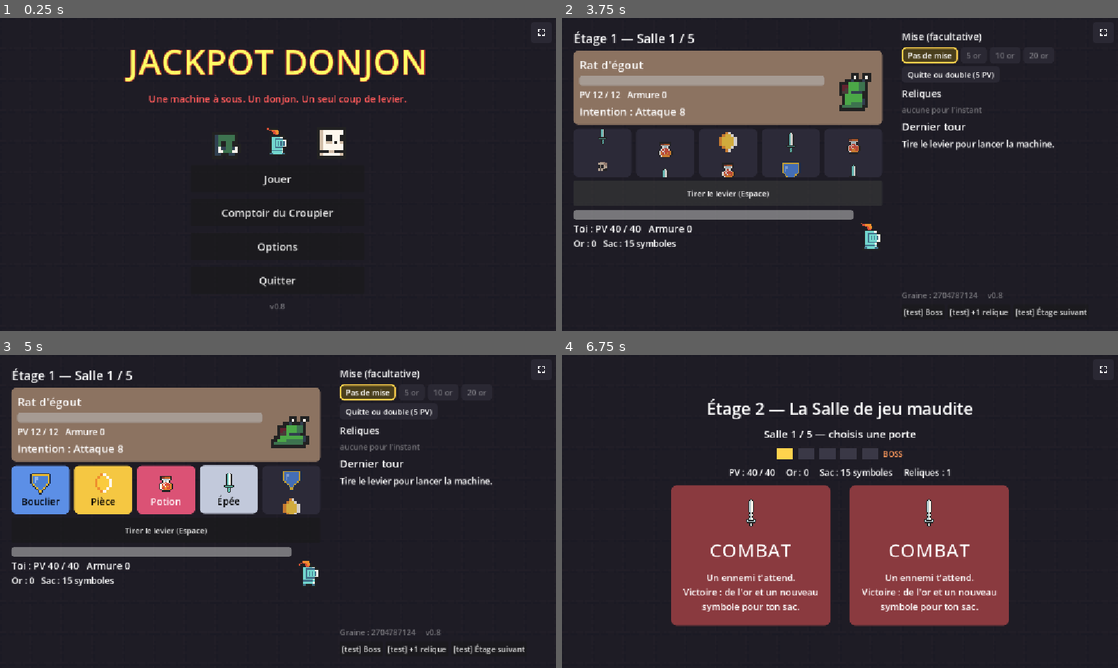
Above: before the commit, frames 1-4 (two rows, left to right).
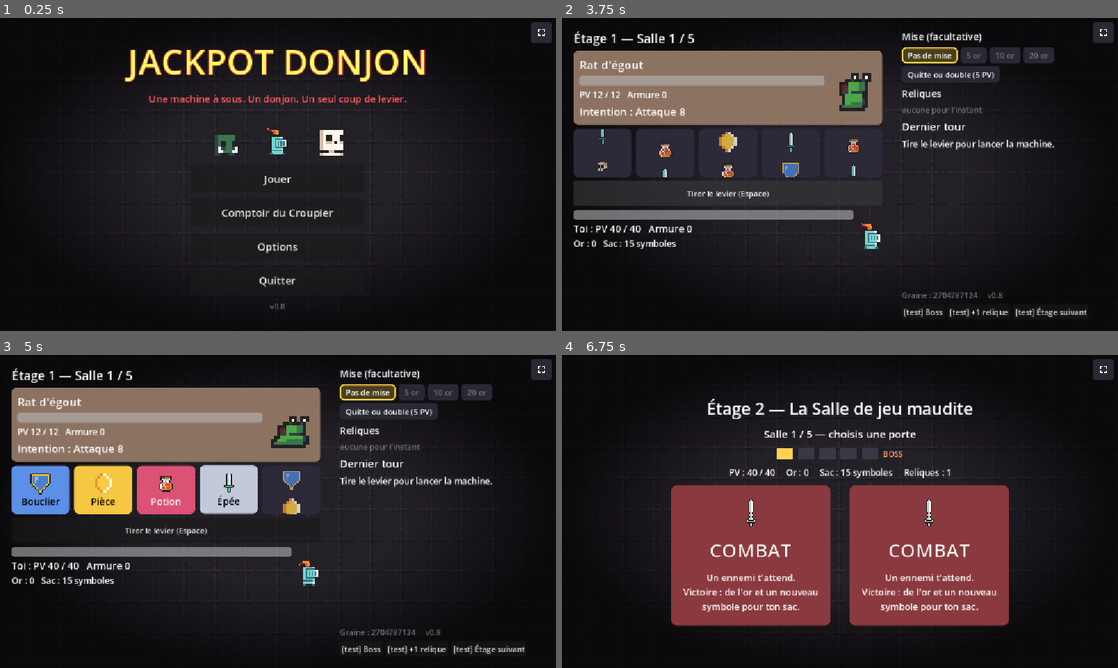
Above: after the commit, the same moments.

Repository: alexandrefelmy-dev/jackpot-donjon
Game: Godot game, scene res://scenes/combat.tscn
The game is run twice, just before and just after one commit, with the same random seed, the same clock (stepped at 60 frames per second) and the same inputs.
Inputs (mouse positions are in pixels of both pictures, inside the frame that each line leads up to):
- Up to frame 1 (0.25 s): no input
- Up to frame 2 (3.75 s): click "Jouer" at 0.5 s; click (1101, 33) at 1.25 s; click (751, 218) at 2.02 s; click (1101, 33) at 2.75 s; click "Tirer le levier (Espace)" at 3.5 s
- Up to frame 3 (5 s): click "Pas de mise" at 4.25 s
- Up to frame 4 (6.75 s): click "[test] Boss" at 5 s; click "[test] +1 relique" at 5.75 s; click "[test] Étage suivant" at 6.5 s

The runs differ from the first frame. In frame 1, 24% of the frame differs, in the area x 0-100%, y 0-100%; in frame 2, 20%; in frame 3, 20%; in frame 4, 24%.

Commit message:
v0.8 : décor commun (sol du donjon plus visible, bords sombres)
Co-Authored-By: Claude Sonnet 5.5 <noreply@anthropic.com>

Diff:
--- a/scripts/ui/cartes.gd
+++ b/scripts/ui/cartes.gd
@@ -128,25 +128,9 @@
 static var _shader_neon: Shader
 
 
-## Le fond d'un écran : l'aplat sombre habituel, avec par-dessus le sol du pack (une dalle, répétée, très
-## estompée) pour donner l'ambiance du donjon sans gêner la lecture.
+## Le fond d'un écran : l'aplat sombre, le sol du donjon et les bords sombres (voir Decor).
 static func ajouter_fond(parent: Control, couleur: Color) -> void:
-	var fond := ColorRect.new()
-	fond.color = couleur
-	fond.set_anchors_preset(Control.PRESET_FULL_RECT)
-	fond.mouse_filter = Control.MOUSE_FILTER_IGNORE
-	parent.add_child(fond)
-	var dalle := Images.icone("floor_1", 64)
-	if dalle != null:
-		var sol := TextureRect.new()
-		sol.texture = dalle
-		sol.stretch_mode = TextureRect.STRETCH_TILE
-		sol.texture_repeat = CanvasItem.TEXTURE_REPEAT_ENABLED
-		sol.texture_filter = CanvasItem.TEXTURE_FILTER_NEAREST
-		sol.modulate = Color(1, 1, 1, 0.07)
-		sol.mouse_filter = Control.MOUSE_FILTER_IGNORE
-		sol.set_anchors_preset(Control.PRESET_FULL_RECT)
-		parent.add_child(sol)
+	Decor.ajouter(parent, couleur)
 
 
 ## Un bouton d'écran : texte, taille minimale, pas de focus (Espace tire le levier, jamais un bouton), action.
--- /dev/null
+++ b/scripts/ui/decor.gd
@@ -0,0 +1,81 @@
+class_name Decor
+extends RefCounted
+## Le décor commun à tous les écrans : un sol de donjon (dalles du pack 0x72, agrandies sans flou), assombri par
+## des bords sombres (vignette) pour que les cartes et les textes ressortent. Tout est dessiné ici, sans fichier.
+
+## Taille d'une dalle à l'écran (le pack les fait en 16 px : ×4, facteur entier).
+const TAILLE_DALLE := 64
+## Part de la dalle visible : assez pour voir le sol, assez peu pour que le texte reste lisible.
+const OPACITE_SOL := 0.2
+## Noirceur des bords de l'écran (0 = aucune vignette, 1 = noir complet dans les coins).
+const NOIRCEUR_BORDS := 0.7
+
+
+## Ajoute à `parent` (en plein écran, sous tout le reste) l'aplat `couleur`, le sol et la vignette.
+static func ajouter(parent: Control, couleur: Color) -> void:
+	var fond := ColorRect.new()
+	fond.name = "Fond"
+	fond.color = couleur
+	_plein_ecran(fond)
+	parent.add_child(fond)
+
+	var dalle := Images.icone("floor_1", TAILLE_DALLE)
+	if dalle != null:
+		var sol := TextureRect.new()
+		sol.name = "Sol"
+		sol.texture = dalle
+		sol.stretch_mode = TextureRect.STRETCH_TILE
+		sol.texture_repeat = CanvasItem.TEXTURE_REPEAT_ENABLED
+		sol.texture_filter = CanvasItem.TEXTURE_FILTER_NEAREST
+		sol.modulate = Color(1, 1, 1, OPACITE_SOL)
+		_plein_ecran(sol)
+		parent.add_child(sol)
+
+	var vignette := TextureRect.new()
+	vignette.name = "Vignette"
+	vignette.texture = _texture_vignette()
+	vignette.stretch_mode = TextureRect.STRETCH_SCALE
+	vignette.expand_mode = TextureRect.EXPAND_IGNORE_SIZE
+	_plein_ecran(vignette)
+	parent.add_child(vignette)
+
+
+## Un halo de lumière doux (dégradé radial, transparent sur les bords) à poser derrière un personnage.
+static func halo(couleur: Color) -> TextureRect:
+	var texture := GradientTexture2D.new()
+	texture.width = 256
+	texture.height = 256
+	texture.fill = GradientTexture2D.FILL_RADIAL
+	texture.fill_from = Vector2(0.5, 0.5)
+	texture.fill_to = Vector2(1.0, 0.5)
+	var degrade := Gradient.new()
+	degrade.offsets = PackedFloat32Array([0.0, 1.0])
+	degrade.colors = PackedColorArray([couleur, Color(couleur, 0.0)])
+	texture.gradient = degrade
+	var image := TextureRect.new()
+	image.name = "Halo"
+	image.texture = texture
+	image.stretch_mode = TextureRect.STRETCH_SCALE
+	image.expand_mode = TextureRect.EXPAND_IGNORE_SIZE
+	image.mouse_filter = Control.MOUSE_FILTER_IGNORE
+	return image
+
+
+static func _texture_vignette() -> GradientTexture2D:
+	var texture := GradientTexture2D.new()
+	texture.width = 256
+	texture.height = 256
+	texture.fill = GradientTexture2D.FILL_RADIAL
+	texture.fill_from = Vector2(0.5, 0.5)
+	texture.fill_to = Vector2(1.0, 0.5)
+	var degrade := Gradient.new()
+	# Clair au centre, de plus en plus sombre vers les coins (le rayon 1.0 est atteint au milieu des bords).
+	degrade.offsets = PackedFloat32Array([0.45, 1.0])
+	degrade.colors = PackedColorArray([Color(0, 0, 0, 0), Color(0, 0, 0, NOIRCEUR_BORDS)])
+	texture.gradient = degrade
+	return texture
+
+
+static func _plein_ecran(noeud: Control) -> void:
+	noeud.set_anchors_preset(Control.PRESET_FULL_RECT)
+	noeud.mouse_filter = Control.MOUSE_FILTER_IGNORE
Not shown, added: scripts/ui/decor.gd.uid
